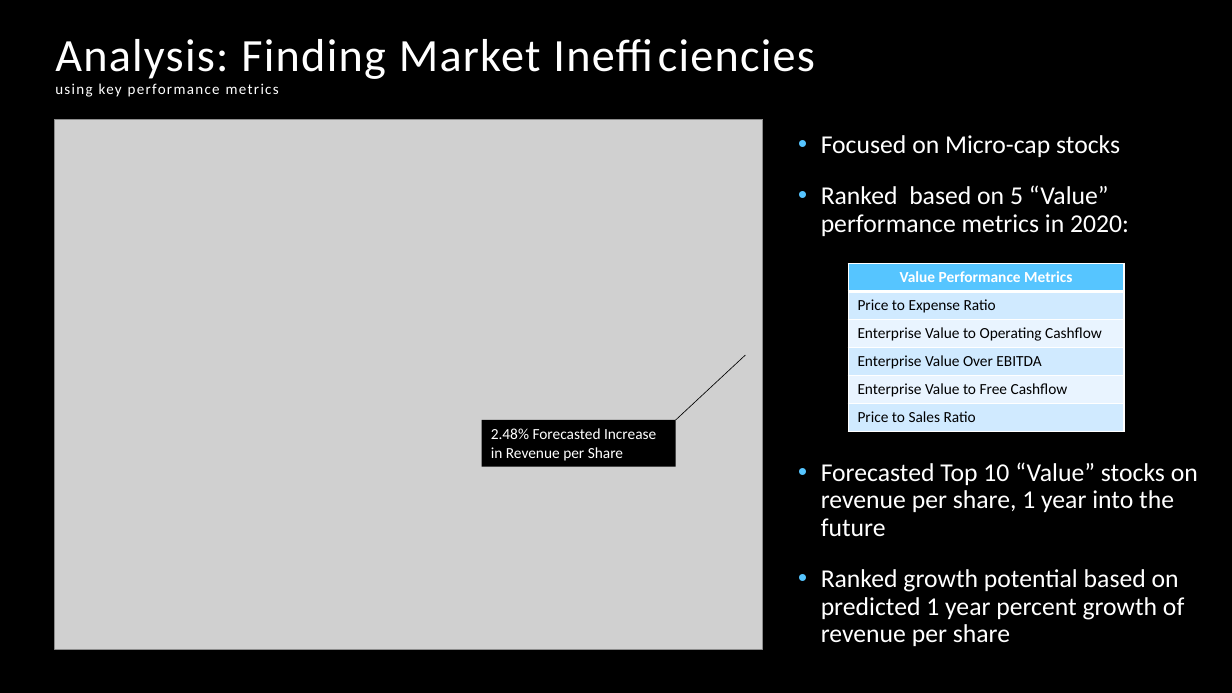
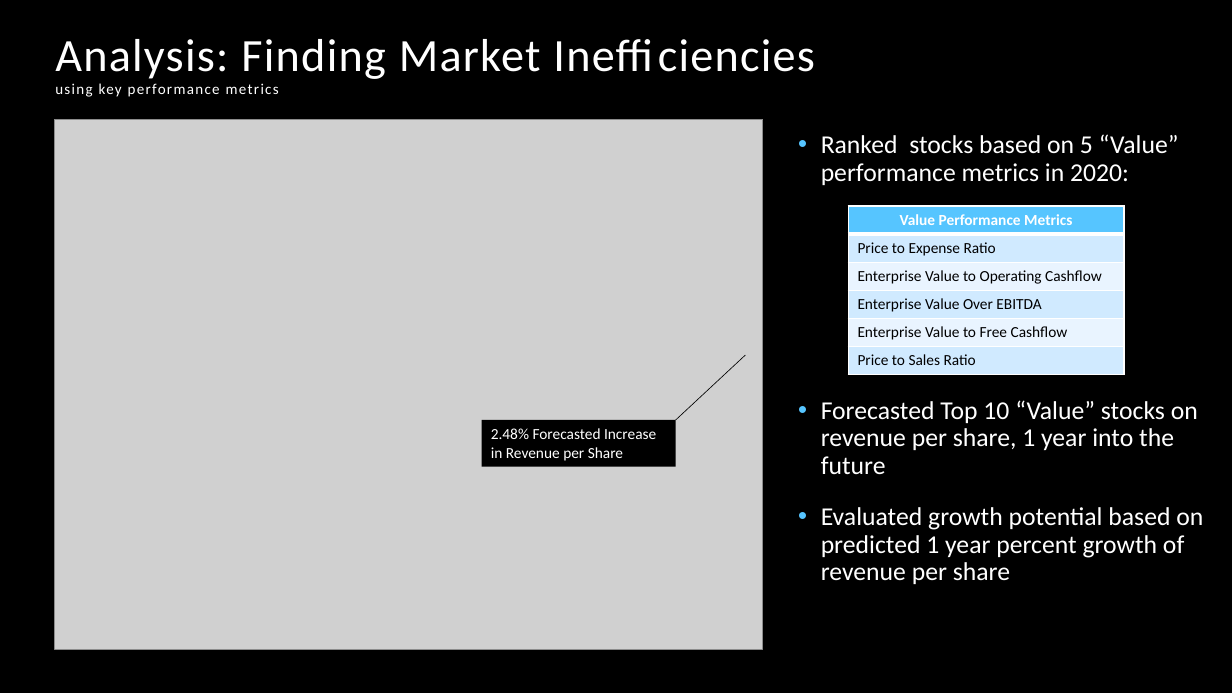
Before and after one commit to bentson1187/dsc-phase-4-project, a slide deck: slide 5 of Stakeholder Presentation.pptx (slide 4 before the commit). Drawn at 1232x693 pixels with LibreOffice and Linux fonts; fonts in the diff are those of the drawing; grey boxes stand for pictures; background and template pictures are left out. Boxes give left, top, right and bottom in pixels: in the first picture for what was removed or moved away, otherwise in the second. Text is boxed around its words. In the diff, an @@ line names an element or a change of style, - is before the commit and + after.

```diff
--- a/Stakeholder Presentation.pptx
+++ b/Stakeholder Presentation.pptx
@@ text at (821,134,1179,185): text changed @@
-• Focused on Micro-cap stocks
-• Ranked based on 5 “Value” performance metrics in 2020:
+• Ranked stocks based on 5 “Value” performance metrics in 2020:
@@ table: place and size @@
-table at (848,263,1124,430)
+table at (848,206,1124,372)
@@ text "Forecasted Top 10 “Value” stocks ...": place and size @@
-text "Forecasted Top 10 “Value” stocks ..." at (821,462,1198,646)
+text "Forecasted Top 10 “Value” stocks ..." at (821,400,1203,584)
@@ text at (821,507,1203,584): text changed @@
-• Ranked growth potential based on predicted 1 year percent growth of revenue per share
+• Evaluated growth potential based on predicted 1 year percent growth of revenue per share
```
Also in this commit, not shown: 5 other slides changed, 1 slide added.
